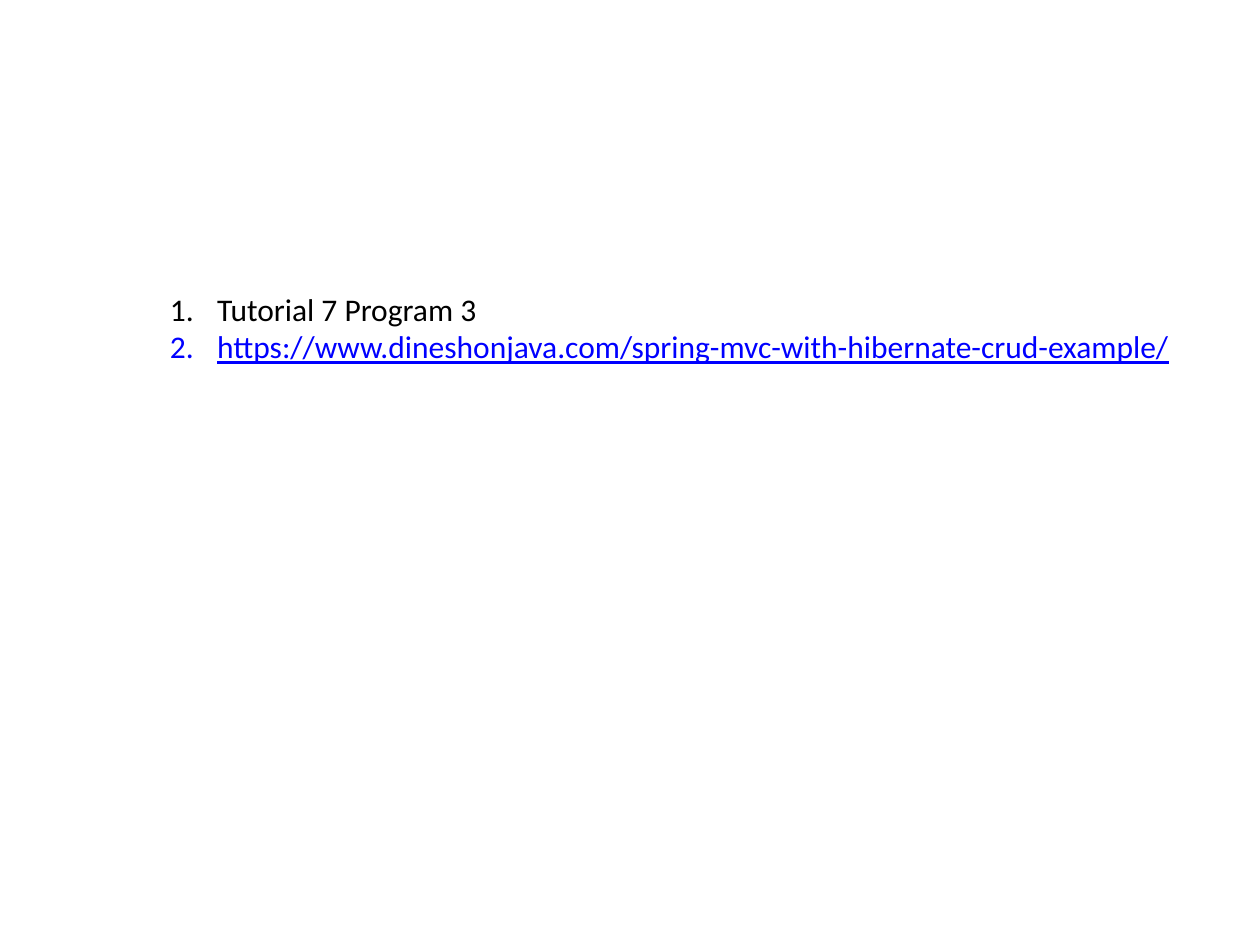
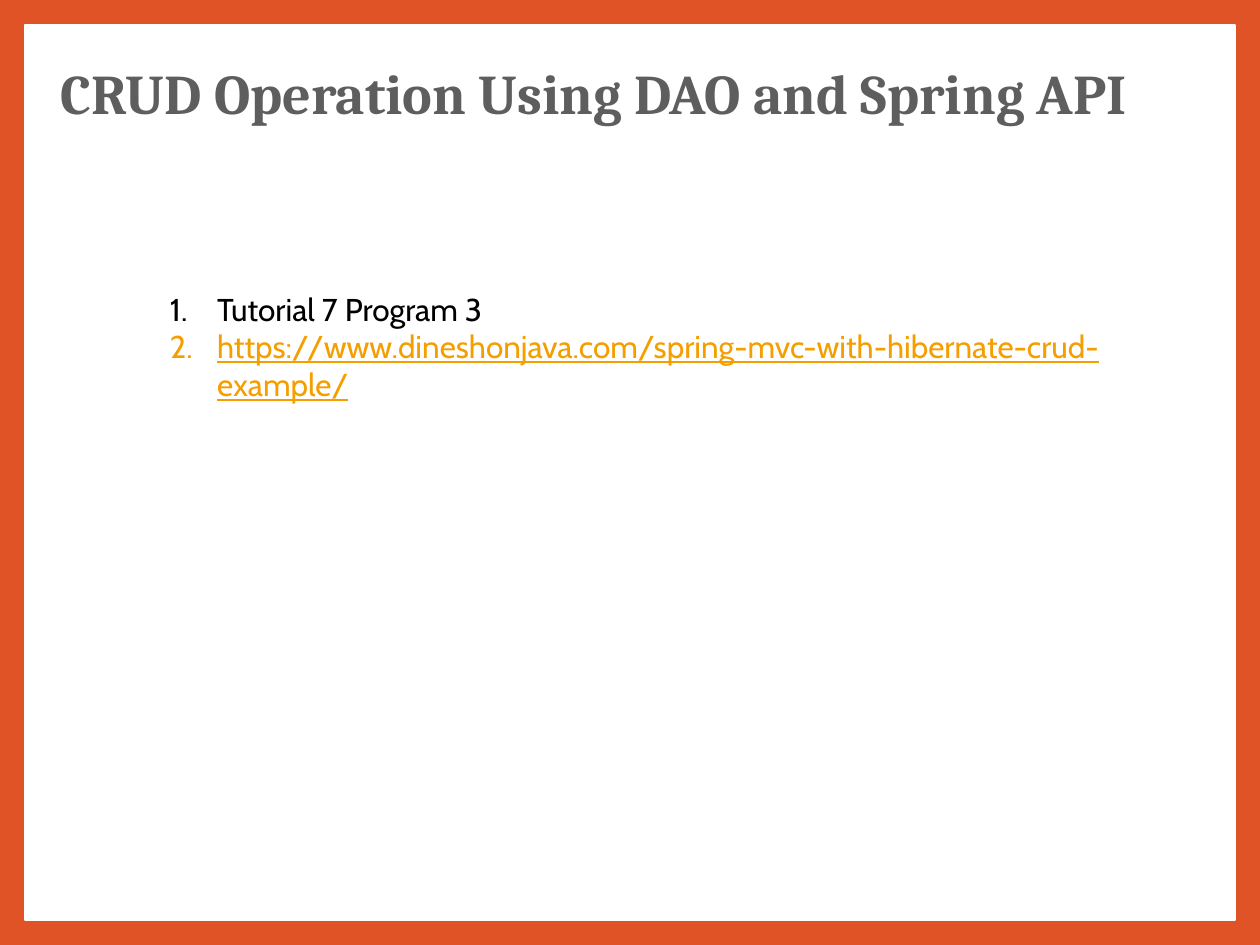
Before and after one commit to jrambasana/AJP2022-material, a slide deck: slide 48 of AJP Slides/AJP (01ce0502) - Unit 7 - Spring.pptx (slide 47 before the commit). Drawn at 1260x945 pixels with LibreOffice and Linux fonts; fonts in the diff are those of the drawing; background and template pictures are left out. Boxes give left, top, right and bottom in pixels: in the first picture for what was removed or moved away, otherwise in the second. Text is boxed around its words. In the diff, an @@ line names an element or a change of style, - is before the commit and + after.

```diff
--- a/AJP Slides/AJP (01ce0502) - Unit 7 - Spring.pptx
+++ b/AJP Slides/AJP (01ce0502) - Unit 7 - Spring.pptx
@@ background picture (left out) to #DF5327 @@
@@ rectangle added at bbox=[25, 25, 1235, 920], fill #FFFFFF, outline #FFFFFF 1 pt @@
@@ text "CRUD Operation Using DAO and ...": place and size @@
-text "CRUD Operation Using DAO and ..." at bbox=[0, 53, 609, 202]
+text "CRUD Operation Using DAO and ..." at bbox=[61, 75, 1127, 127]
@@ text "CRUD Operation Using DAO and ..." at bbox=[61, 75, 1127, 127]: text colour #FFFFFF to #5E5E5E; alignment centre to left @@
@@ text "Tutorial 7 Program 3" at bbox=[217, 297, 1099, 403]: font Calibri to Cabin; text colour #0000FF to #F59E00 in "https://www.dineshonjava.com/spring-mvc-with-hibernate-crud- ..." @@
```
Also in this commit, not shown: 46 other slides changed, 3 slides added, 2 slides removed, 17 other files.
